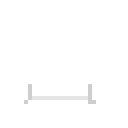
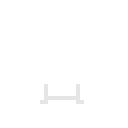
Layered file, before and after one edit (128px x 128px). Changes by layer:
painted on "Layer 2" over [24, 84, 96, 104]
